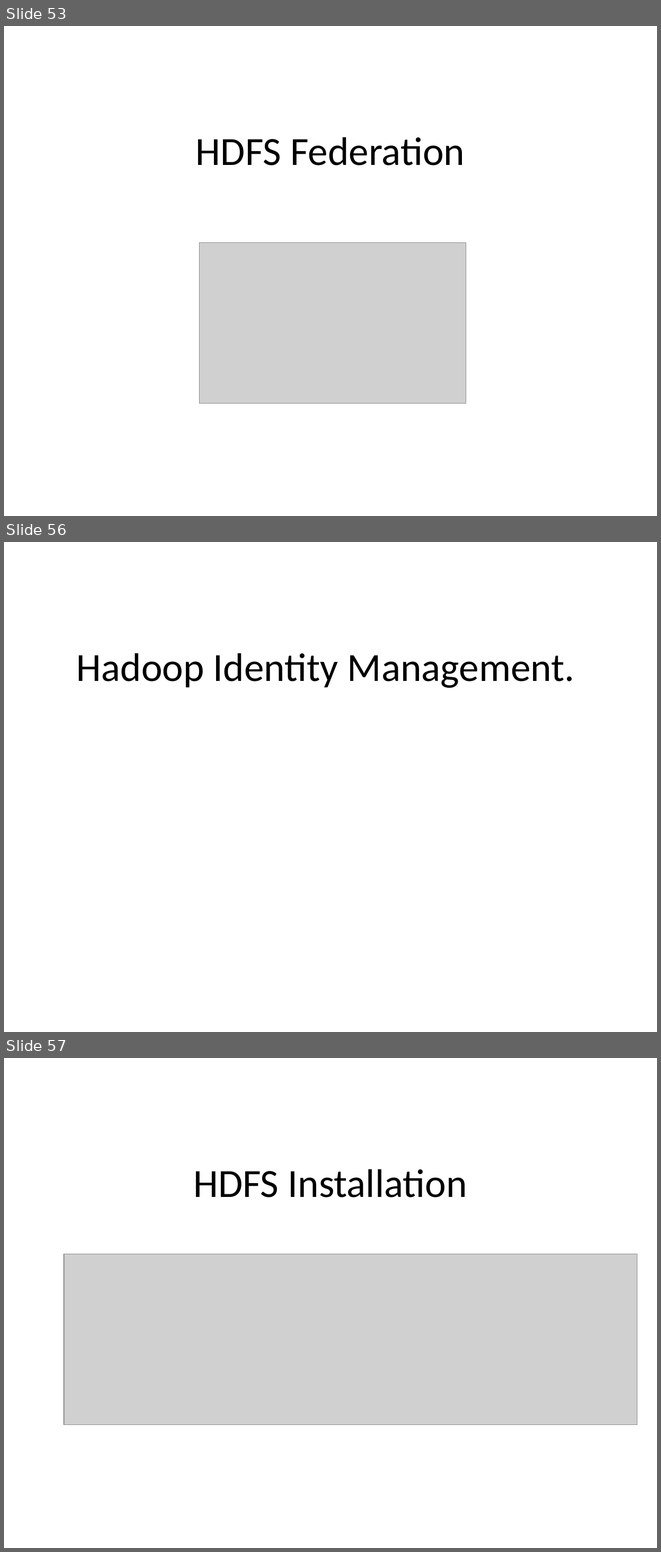
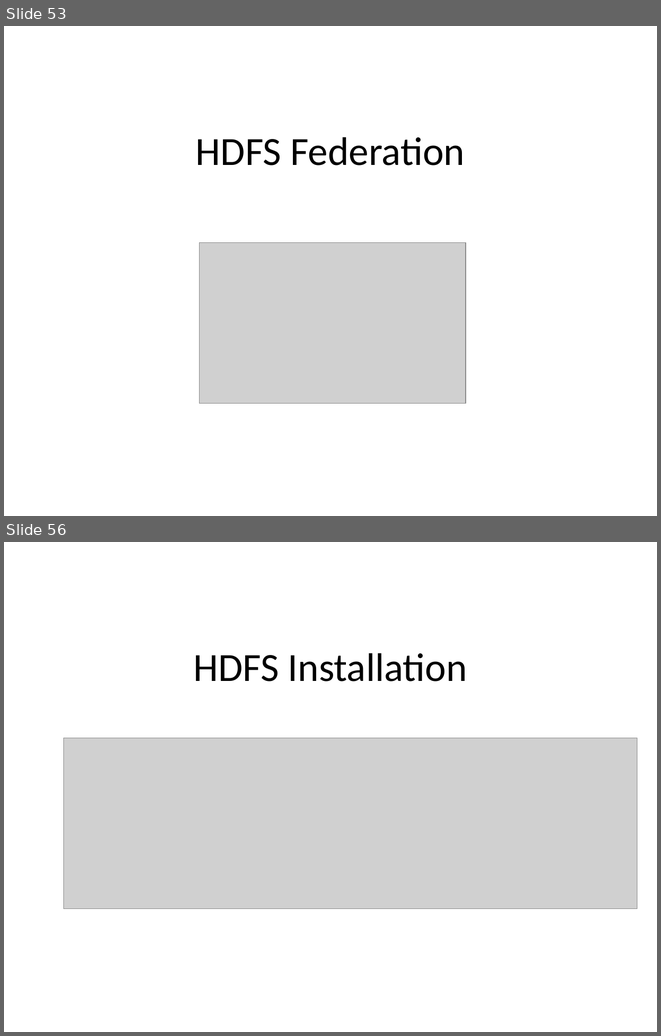
Before and after one commit to redmage123/hadoop, a slide deck: slides/The need for Big Data.pptx. Shown one above the other, each under a label of ours: slides 53, 56 and 57 before the commit, slides 53 and 56 after it; the slides between them are not shown. The pictures are 661x1552 and 661x1036 pixels, drawn with LibreOffice and Linux fonts; fonts in the diff are those of the drawing; grey boxes stand for pictures. Boxes give left, top, right and bottom in pixels: in the first picture for what was removed or moved away, otherwise in the second. Text is boxed around its words. In the diff, an @@ line names an element or a change of style, - is before the commit and + after.

Commit message:
Updated PDF of slides

```diff
--- a/slides/The need for Big Data.pptx
+++ b/slides/The need for Big Data.pptx
@@ slide 56 removed at bbox=[4, 542, 657, 1032], background #FFFFFF @@
@@ text removed at bbox=[77, 653, 575, 688] @@
-Hadoop Identity Management.
@@ what was slide 57 is now slide 56 @@
```
Also in this commit, not shown: 69 slides changed, 4 slides added, 7 other files.
